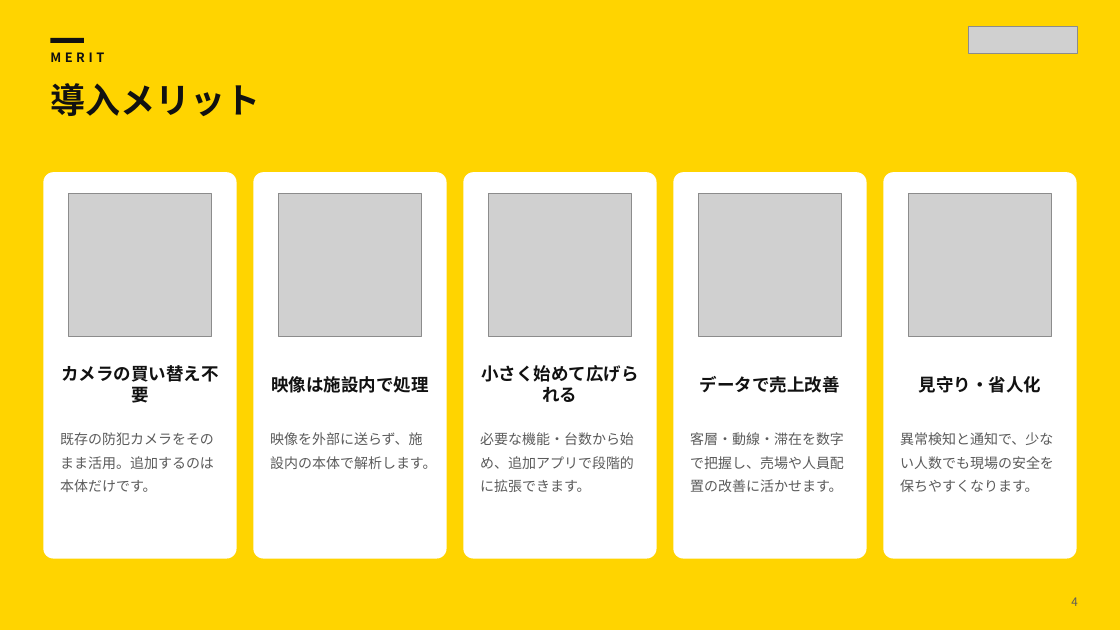
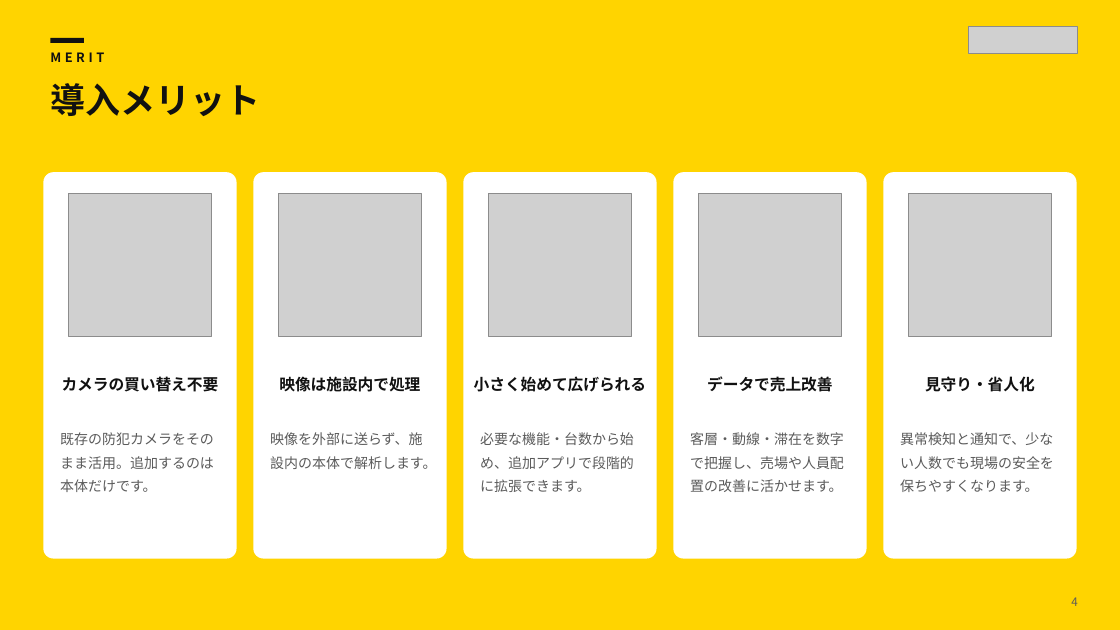
Before and after one commit to kuhara9898amb/AIInfinity, a slide deck: slide 4 of canva/hachinos/HACHINOS_presentation.pptx. Drawn at 1120x630 pixels with LibreOffice and Linux fonts; fonts in the diff are those of the drawing; grey boxes stand for pictures. Boxes give left, top, right and bottom in pixels: in the first picture for what was removed or moved away, otherwise in the second. Text is boxed around its words. In the diff, an @@ line names an element or a change of style, - is before the commit and + after.

```diff
--- a/canva/hachinos/HACHINOS_presentation.pptx
+++ b/canva/hachinos/HACHINOS_presentation.pptx
@@ size 15 to 13.5 pt in 5 elements at (x1=62, y1=376, x2=219, y2=392), (x1=279, y1=376, x2=420, y2=392), (x1=474, y1=376, x2=646, y2=392), (x1=707, y1=376, x2=832, y2=392), (x1=925, y1=376, x2=1035, y2=392) @@
```
Also in this commit, not shown: 6 other slides changed, 1 other file.
